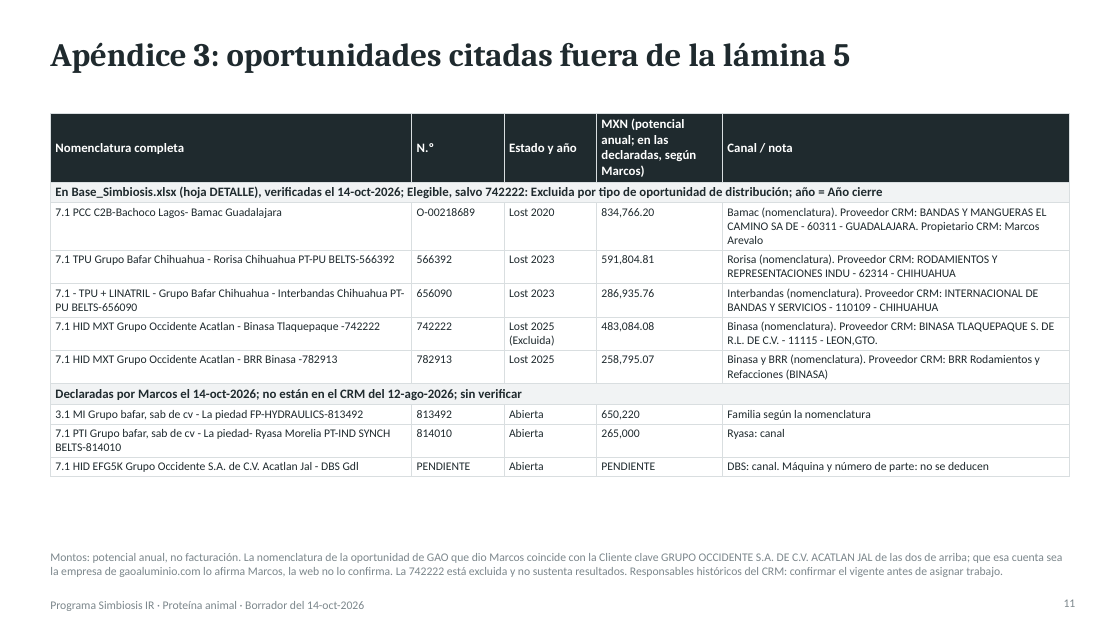
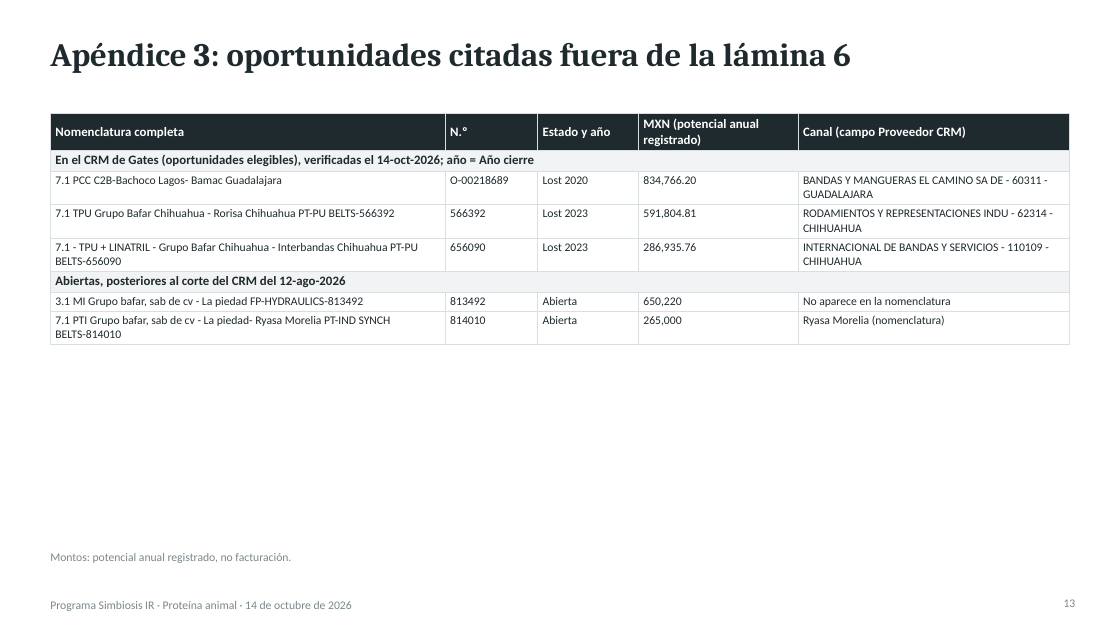
Before and after one commit to Marckqalex/Simbiosis-IR, a slide deck: slide 13 of entregables/Simbiosis_IR_Proteina_Animal_Entregable1.pptx (slide 11 before the commit). Drawn at 1120x630 pixels with LibreOffice and Linux fonts; fonts in the diff are those of the drawing. Boxes give left, top, right and bottom in pixels: in the first picture for what was removed or moved away, otherwise in the second. Text is boxed around its words. In the diff, an @@ line names an element or a change of style, - is before the commit and + after.

```diff
--- a/entregables/Simbiosis_IR_Proteina_Animal_Entregable1.pptx
+++ b/entregables/Simbiosis_IR_Proteina_Animal_Entregable1.pptx
@@ title at [50,42,851,73]: text changed @@
-Apéndice 3: oportunidades citadas fuera de la lámina 5
+Apéndice 3: oportunidades citadas fuera de la lámina 6
@@ table at [50,113,1070,342] @@
-row 1: Nomenclatura completa | N.º | Estado y año | MXN (potencial anual; en las declaradas, según Marcos) | Canal / nota
-row 2: En Base_Simbiosis.xlsx (hoja DETALLE), verificadas el 14-oct-2026; Elegible, salvo 742222: Excluida por tipo de oportunidad de distribución; año = Año cierre |  |  |  | 
-row 3: 7.1 PCC C2B-Bachoco Lagos- Bamac Guadalajara | O-00218689 | Lost 2020 | 834,766.20 | Bamac (nomenclatura). Proveedor CRM: BANDAS Y MANGUERAS EL CAMINO SA DE - 60311 - GUADALAJARA. Propietario CRM: Marcos Arevalo
-row 4: 7.1 TPU Grupo Bafar Chihuahua - Rorisa Chihuahua PT-PU BELTS-566392 | 566392 | Lost 2023 | 591,804.81 | Rorisa (nomenclatura). Proveedor CRM: RODAMIENTOS Y REPRESENTACIONES INDU - 62314 - CHIHUAHUA
-row 5: 7.1 - TPU + LINATRIL - Grupo Bafar Chihuahua - Interbandas Chihuahua PT-PU BELTS-656090 | 656090 | Lost 2023 | 286,935.76 | Interbandas (nomenclatura). Proveedor CRM: INTERNACIONAL DE BANDAS Y SERVICIOS - 110109 - CHIHUAHUA
-row 6: 7.1 HID MXT Grupo Occidente Acatlan - Binasa Tlaquepaque -742222 | 742222 | Lost 2025 (Excluida) | 483,084.08 | Binasa (nomenclatura). Proveedor CRM: BINASA TLAQUEPAQUE S. DE R.L. DE C.V. - 11115 - LEON,GTO.
-row 7: 7.1 HID MXT Grupo Occidente Acatlan - BRR Binasa -782913 | 782913 | Lost 2025 | 258,795.07 | Binasa y BRR (nomenclatura). Proveedor CRM: BRR Rodamientos y Refacciones (BINASA)
-row 8: Declaradas por Marcos el 14-oct-2026; no están en el CRM del 12-ago-2026; sin verificar |  |  |  | 
-row 9: 3.1 MI Grupo bafar, sab de cv - La piedad FP-HYDRAULICS-813492 | 813492 | Abierta | 650,220 | Familia según la nomenclatura
-row 10: 7.1 PTI Grupo bafar, sab de cv - La piedad- Ryasa Morelia PT-IND SYNCH BELTS-814010 | 814010 | Abierta | 265,000 | Ryasa: canal
-row 11: 7.1 HID EFG5K Grupo Occidente S.A. de C.V. Acatlan Jal - DBS Gdl | PENDIENTE | Abierta | PENDIENTE | DBS: canal. Máquina y número de parte: no se deducen
+row 1: Nomenclatura completa | N.º | Estado y año | MXN (potencial anual registrado) | Canal (campo Proveedor CRM)
+row 2: En el CRM de Gates (oportunidades elegibles), verificadas el 14-oct-2026; año = Año cierre |  |  |  | 
+row 3: 7.1 PCC C2B-Bachoco Lagos- Bamac Guadalajara | O-00218689 | Lost 2020 | 834,766.20 | BANDAS Y MANGUERAS EL CAMINO SA DE - 60311 - GUADALAJARA
+row 4: 7.1 TPU Grupo Bafar Chihuahua - Rorisa Chihuahua PT-PU BELTS-566392 | 566392 | Lost 2023 | 591,804.81 | RODAMIENTOS Y REPRESENTACIONES INDU - 62314 - CHIHUAHUA
+row 5: 7.1 - TPU + LINATRIL - Grupo Bafar Chihuahua - Interbandas Chihuahua PT-PU BELTS-656090 | 656090 | Lost 2023 | 286,935.76 | INTERNACIONAL DE BANDAS Y SERVICIOS - 110109 - CHIHUAHUA
+row 6: Abiertas, posteriores al corte del CRM del 12-ago-2026 |  |  |  | 
+row 7: 3.1 MI Grupo bafar, sab de cv - La piedad FP-HYDRAULICS-813492 | 813492 | Abierta | 650,220 | No aparece en la nomenclatura
+row 8: 7.1 PTI Grupo bafar, sab de cv - La piedad- Ryasa Morelia PT-IND SYNCH BELTS-814010 | 814010 | Abierta | 265,000 | Ryasa Morelia (nomenclatura)
@@ text at [50,553,291,563]: text changed @@
-Montos: potencial anual, no facturación. La nomenclatura de la oportunidad de GAO que dio Marcos coincide con la Cliente clave GRUPO OCCIDENTE S.A. DE C.V. ACATLAN JAL de las dos de arriba; que esa cuenta sea la empresa de gaoaluminio.com lo afirma Marcos, la web no lo confirma. La 742222 está excluida y no sustenta resultados. Responsables históricos del CRM: confirmar el vigente antes de asignar trabajo.
+Montos: potencial anual registrado, no facturación.
@@ page number at [1064,599,1076,607]: text changed @@
-11
+13
@@ text at [50,601,352,611]: text changed @@
-Programa Simbiosis IR · Proteína animal · Borrador del 14-oct-2026
+Programa Simbiosis IR · Proteína animal · 14 de octubre de 2026
```
Also in this commit, not shown: 9 other slides changed, 4 slides added, 1 slide removed, 1 other file.
